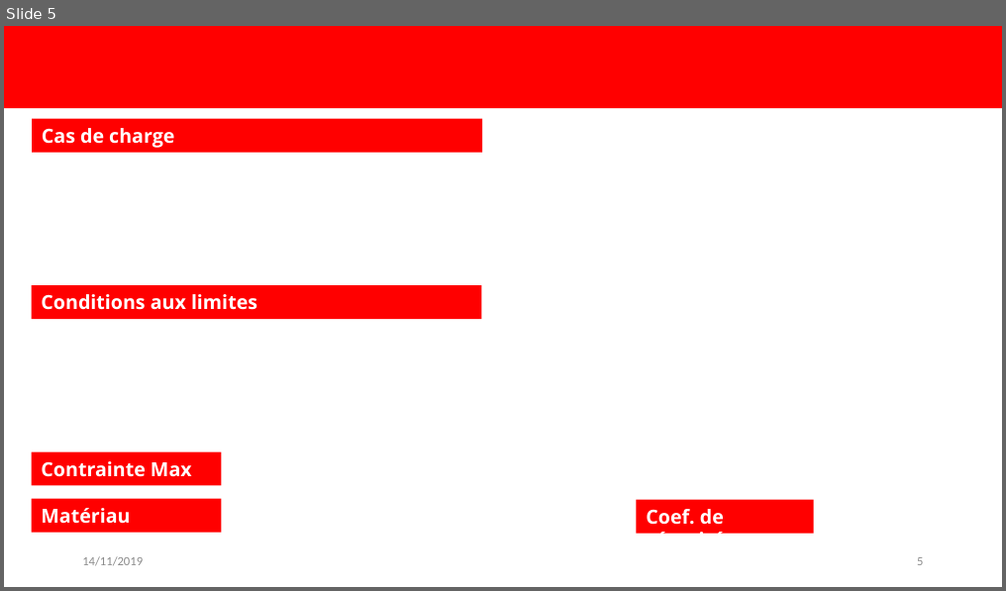
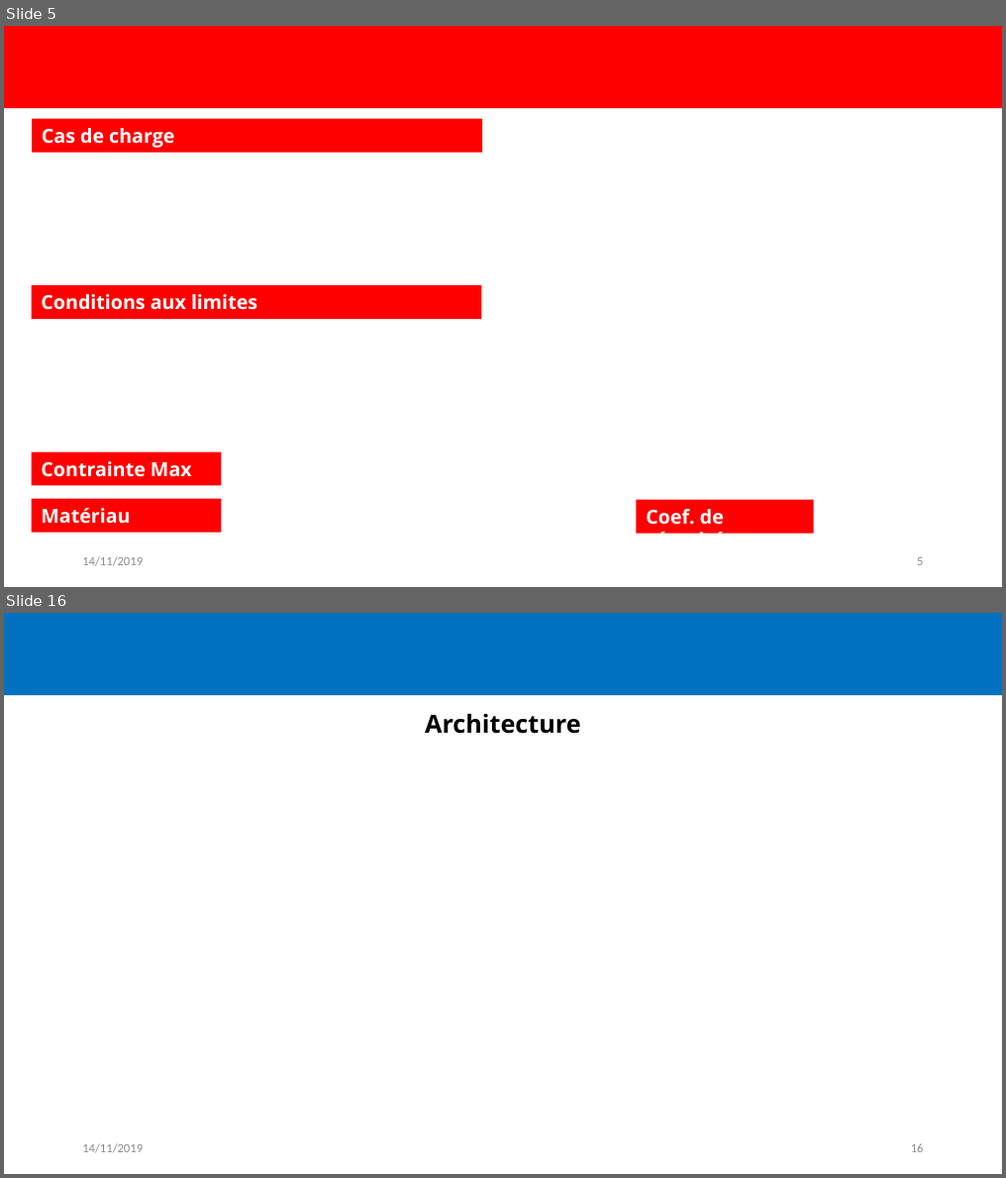
Before and after one commit to EOSCogniton/Ressources2020, a slide deck: TO_TOPs/06_Audits_Techniques/Template.pptx. Shown one above the other, each under a label of ours: slide 5 before the commit, slides 5 and 16 after it; the slides between them are not shown. The pictures are 1006x591 and 1006x1178 pixels, drawn with LibreOffice and Linux fonts; fonts in the diff are those of the drawing; background and template pictures are left out. Boxes give left, top, right and bottom in pixels: in the first picture for what was removed or moved away, otherwise in the second. Text is boxed around its words. In the diff, an @@ line names an element or a change of style, - is before the commit and + after.

```diff
--- a/TO_TOPs/06_Audits_Techniques/Template.pptx
+++ b/TO_TOPs/06_Audits_Techniques/Template.pptx
@@ slide 16 added at [4, 613, 1002, 1174], background #FFFFFF @@
@@ rectangle added at [4, 613, 1002, 696], fill #0070C0 @@
@@ text added at [425, 714, 581, 734], 18 pt, text #000000, bold @@
+Architecture
@@ text added at [82, 1144, 143, 1154], 9 pt, text #8C8C8C @@
+14/11/2019
@@ page number added at [911, 1144, 924, 1153], 9 pt, text #8C8C8C @@
+16
```
Also in this commit, not shown: 2 slides changed, 15 other slides added, 1 other file.
